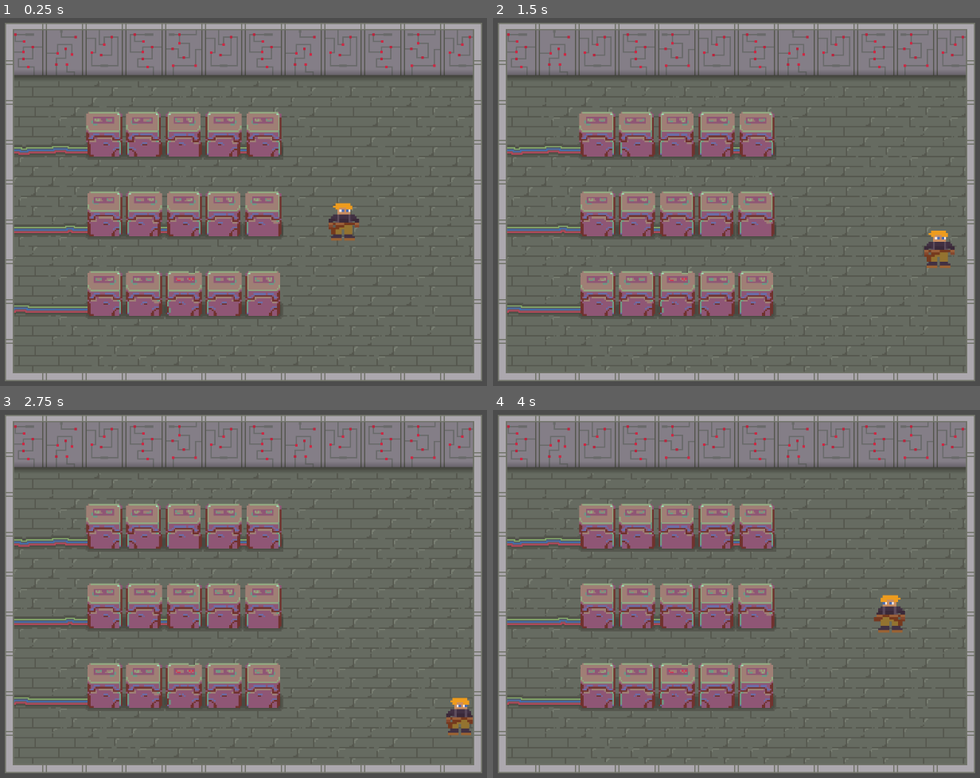
Above: before the commit, frames 1-4 (two rows, left to right).
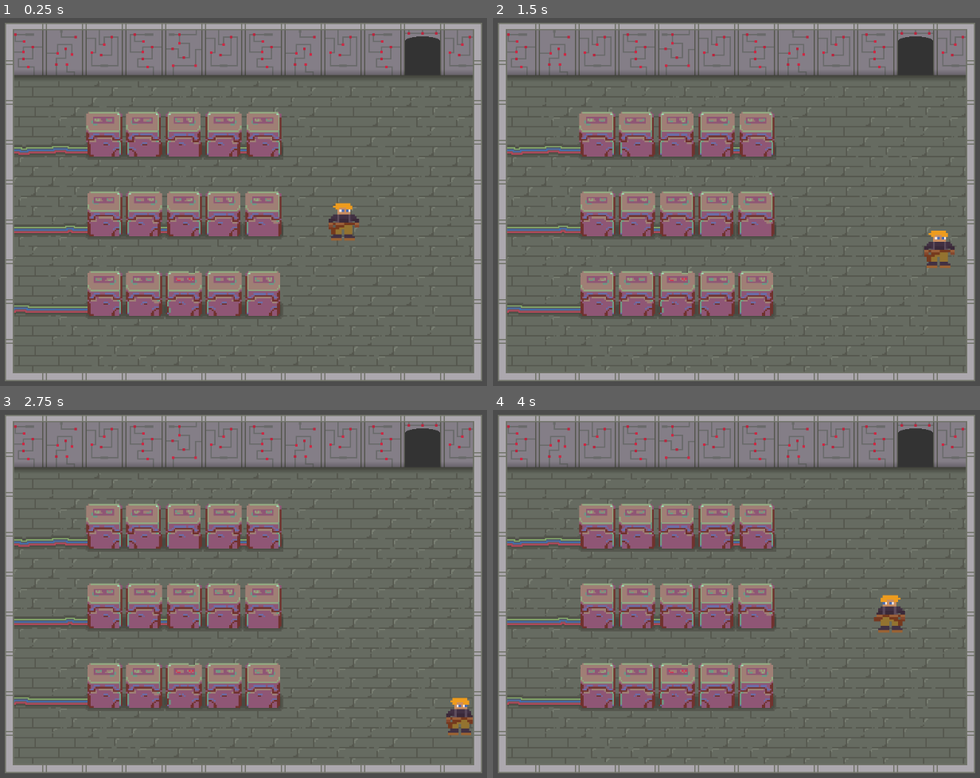
Above: after the commit, the same moments.

Repository: chipolux/arts-big-day
Game: Godot game, scene res://scenes/server_room.tscn
The game is run twice, just before and just after one commit, with the same random seed, the same clock (stepped at 60 frames per second) and the same inputs.
Inputs:
- Up to frame 1 (0.25 s): no input
- Up to frame 2 (1.5 s): tap Enter at 0.5 s; hold Right (ui_right) 0.53-1.28 s; hold Down (ui_down) from 1.28 s (still down)
- Up to frame 3 (2.75 s): release Down (ui_down) at 2.03 s; hold Right (ui_right) from 2.03 s (still down)
- Up to frame 4 (4 s): tap Space at 2.75 s; release Right (ui_right) at 2.78 s; hold Up (ui_up) 2.78-3.53 s; hold Left (ui_left) from 3.53 s (still down)

The runs differ from the first frame. In frame 1, 0.8% of the frame differs, in the area x 83-91%, y 3-16%; in frame 2, 0.8%; in frame 3, 0.8%; in frame 4, 0.8%.

Commit message:
Add door to server room scene.

Diff:
--- a/scenes/server_room.tscn
+++ b/scenes/server_room.tscn
@@ -33,6 +33,9 @@
 occluder_light_mask = 1
 format = 1
 tile_data = PoolIntArray( 131074, 3, 0, 131075, 3, 0, 131076, 1, 0, 131077, 2, 0, 131078, 0, 0, 131079, 0, 0, 131080, 1 …(1251 unchanged characters)…
+__meta__ = {
+"_edit_lock_": true
+}
 
 [node name="walls" type="TileMap" parent="." index="1"]
 
@@ -52,8 +55,11 @@
 collision_mask = 1
 occluder_light_mask = 1
 format = 1
-tile_data = PoolIntArray( 65538, 2, 0, 65539, 0, 0, 65540, 1 …(63 unchanged characters)…  0, 0, 65546, 1, 0, 65547, 2, 0, 65548, 3, 0, 65549, 1, 0, 131074, 6, 0, 131075, 4, 0, 131076, 5, 0, 131077, 6, 0, 131078, 7, 0, 131079, 5, 0, 131080, 6, 0, 131081, 4, 0, 131082, 5, 0, 131083, 6, 0, 131084, 7, 0, 131085, 5, 0 )
+tile_data = PoolIntArray( 65538, 2, 0, 65539, 0, 0, 65540, 1 …(63 unchanged characters)…  0, 0, 65546, 1, 0, 65547, 2, 0, 65548, 15, 0, 65549, 1, 0, 131074, 6, 0, 131075, 4, 0, 131076, 5, 0, 131077, 6, 0, 131078, 7, 0, 131079, 5, 0, 131080, 6, 0, 131081, 4, 0, 131082, 5, 0, 131083, 6, 0, 131084, 16, 0, 131085, 5, 0 )
 _sections_unfolded = [ "Collision" ]
+__meta__ = {
+"_edit_lock_": true
+}
 
 [node name="server_bottoms" type="TileMap" parent="." index="2"]
 
@@ -75,6 +81,9 @@
 format = 1
 tile_data = PoolIntArray( 262146, 19, 0, 262147, 14, 0, 262148, 5, 0, 262149, 6, 0, 262150, 7, 0, 262151, 8, 0, 262152, …(208 unchanged characters)…
 _sections_unfolded = [ "Collision" ]
+__meta__ = {
+"_edit_lock_": true
+}
 
 [node name="player" type="KinematicBody2D" parent="." index="3"]
 
@@ -119,6 +128,9 @@
 format = 1
 tile_data = PoolIntArray( 196612, 2, 0, 196613, 3, 0, 196614, 13, 0, 196615, 11, 0, 196616, 10, 0, 327684, 10, 0, 327685, 11, 0, 327686, 0, 0, 327687, 13, 0, 327688, 2, 0, 458756, 0, 0, 458757, 2, 0, 458758, 12, 0, 458759, 1, 0, 458760, 13, 0 )
 _sections_unfolded = [ "Collision" ]
+__meta__ = {
+"_edit_lock_": true
+}
 
 [node name="wall_tops" type="TileMap" parent="." index="5"]
 
@@ -139,3 +151,6 @@
 occluder_light_mask = 1
 format = 1
 tile_data = PoolIntArray( 65538, 9, 0, 65549, 10, 0, 131074, 8, 0, 131085, 14, 0, 196610, 8, 0, 196621, 14, 0, 262146,  …(317 unchanged characters)…
+__meta__ = {
+"_edit_lock_": true
+}
